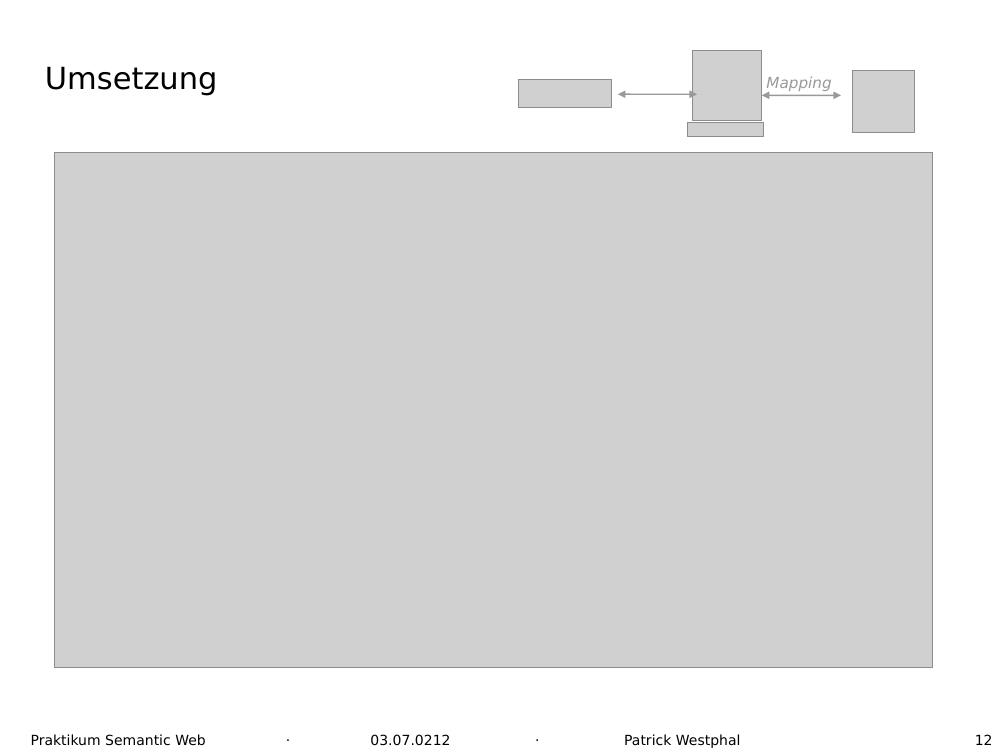
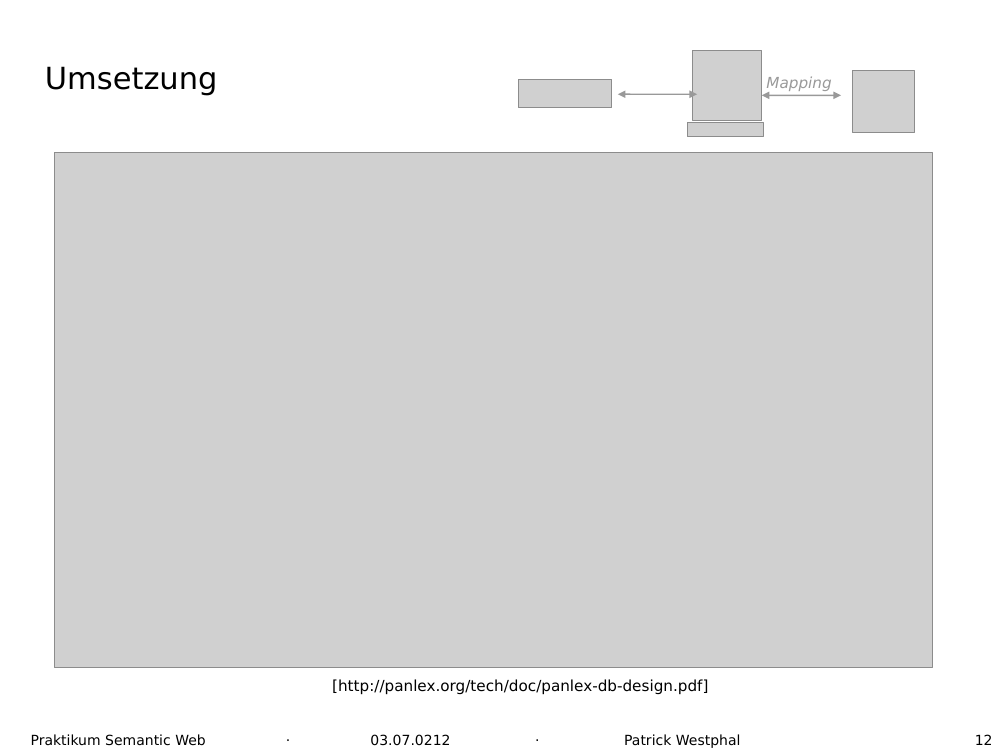
Before and after one commit to patrickwestphal/panlex-llod, a slide deck: slide 12 of doc/final_presentation.odp. Drawn at 1008x756 pixels with LibreOffice and Linux fonts; fonts in the diff are those of the drawing; grey boxes stand for pictures. Boxes give left, top, right and bottom in pixels: in the first picture for what was removed or moved away, otherwise in the second. Text is boxed around its words. In the diff, an @@ line names an element or a change of style, - is before the commit and + after.

```diff
--- a/doc/final_presentation.odp
+++ b/doc/final_presentation.odp
@@ text added at (332, 679, 708, 695), 12 pt, text #000000 @@
+[http://panlex.org/tech/doc/panlex-db-design.pdf]
```
Also in this commit, not shown: 2 other slides changed, 4 other files.
